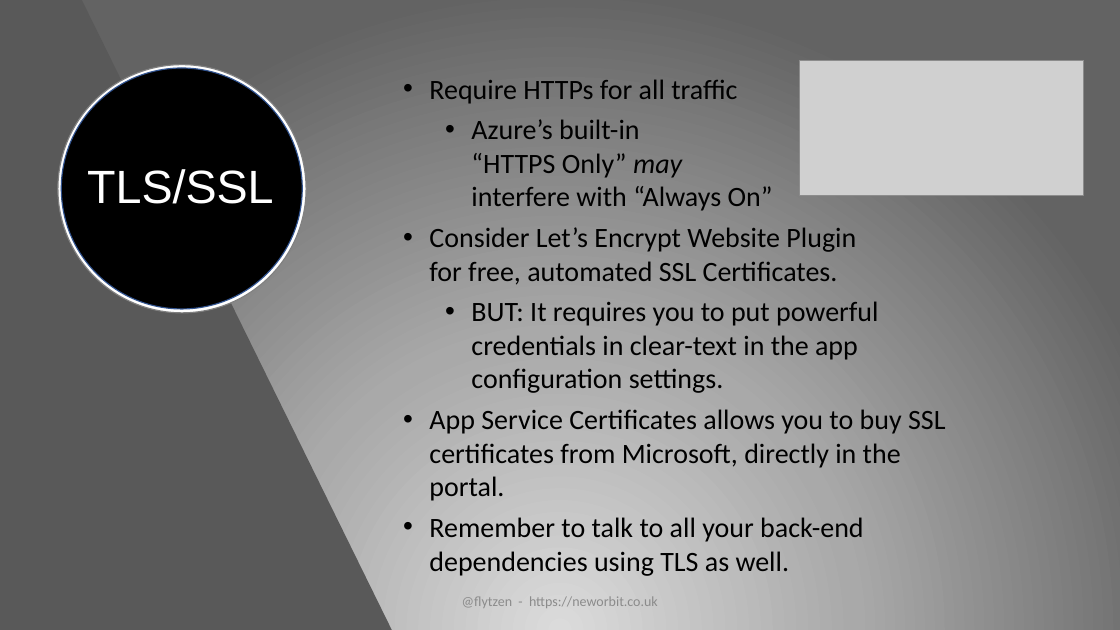
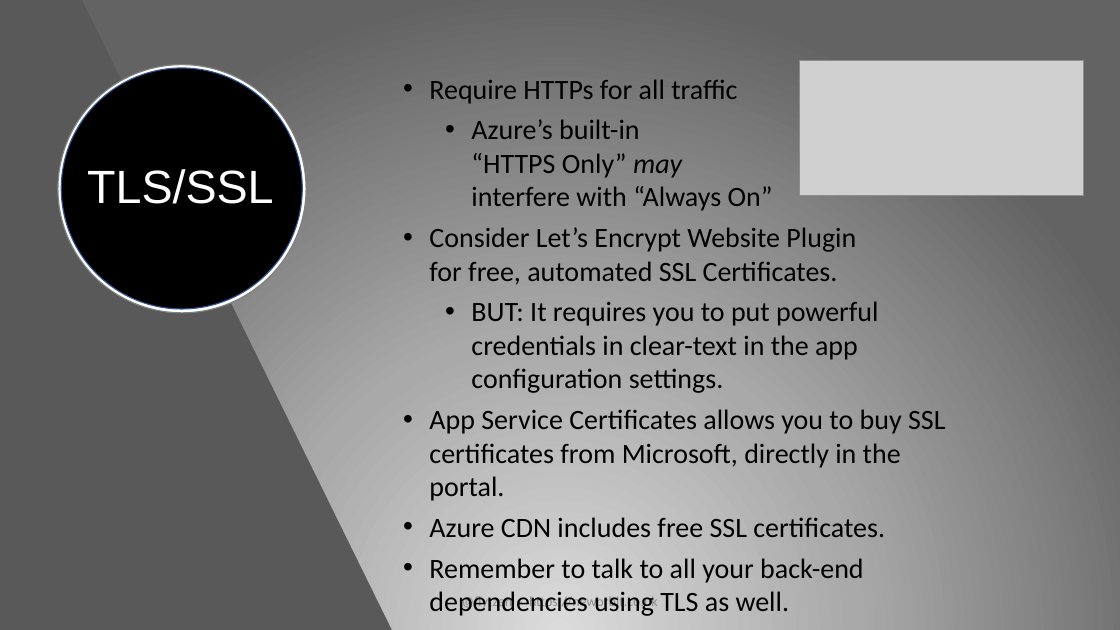
Before and after one commit to flytzen/SecurityTalk, a slide deck: slide 14 of Secure Your Web App Presentation.pptx (slide 13 before the commit). Drawn at 1120x630 pixels with LibreOffice and Linux fonts; fonts in the diff are those of the drawing; grey boxes stand for pictures; background and template pictures are left out. Boxes give left, top, right and bottom in pixels: in the first picture for what was removed or moved away, otherwise in the second. Text is boxed around its words. In the diff, an @@ line names an element or a change of style, - is before the commit and + after.

```diff
--- a/Secure Your Web App Presentation.pptx
+++ b/Secure Your Web App Presentation.pptx
@@ text at (429, 517, 885, 537): paragraph added @@
+• Azure CDN includes free SSL certificates.
```
Also in this commit, not shown: 3 other slides changed, 2 slides added.
